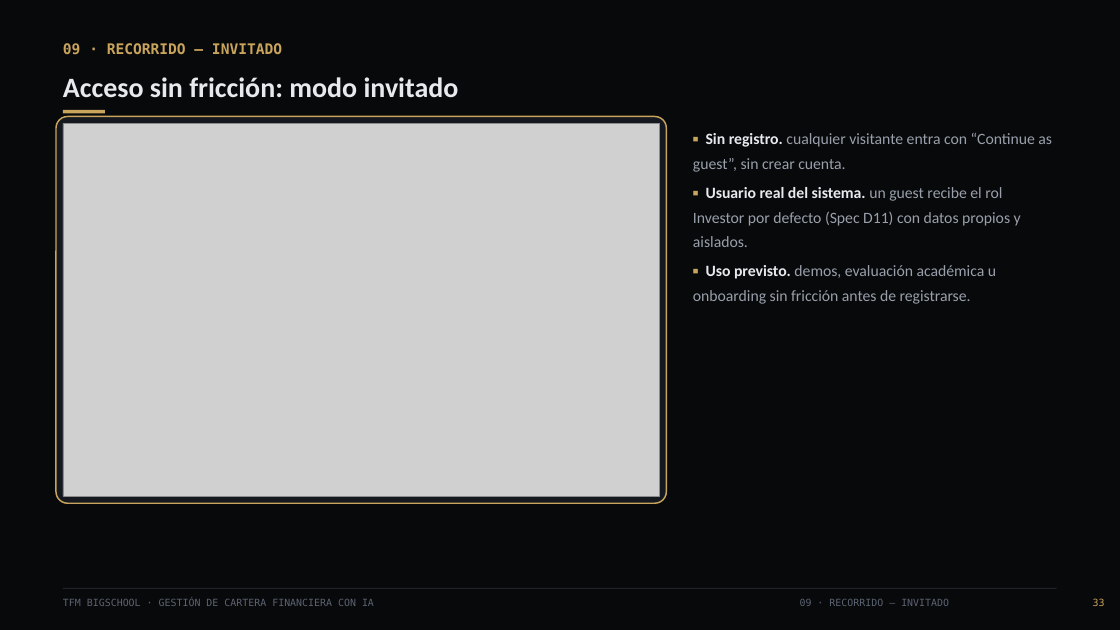
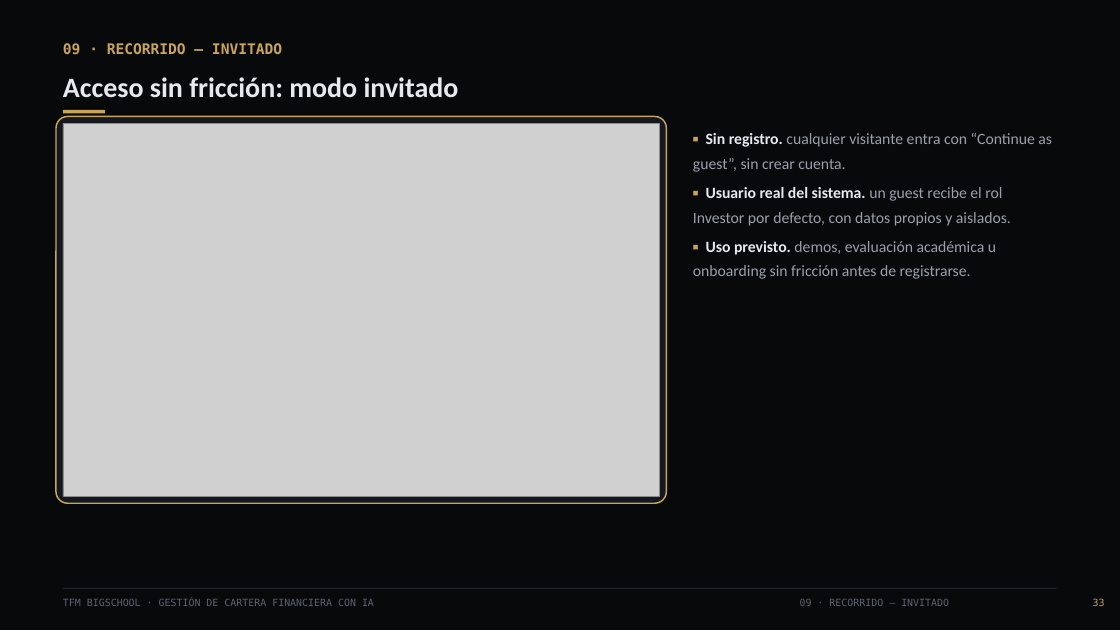
Before and after one commit to romercepeda/TFM_BigSchool, a slide deck: slide 33 of presentacion/TFM_BigSchool_Presentacion.pptx. Drawn at 1120x630 pixels with LibreOffice and Linux fonts; fonts in the diff are those of the drawing; grey boxes stand for pictures. Boxes give left, top, right and bottom in pixels: in the first picture for what was removed or moved away, otherwise in the second. Text is boxed around its words. In the diff, an @@ line names an element or a change of style, - is before the commit and + after.

```diff
--- a/presentacion/TFM_BigSchool_Presentacion.pptx
+++ b/presentacion/TFM_BigSchool_Presentacion.pptx
@@ text at box(693, 187, 1011, 226): text changed @@
-▪ Usuario real del sistema. un guest recibe el rol Investor por defecto (Spec D11) con datos propios y aislados.
+▪ Usuario real del sistema. un guest recibe el rol Investor por defecto, con datos propios y aislados.
```
Also in this commit, not shown: 12 other slides changed, 27 other files.
